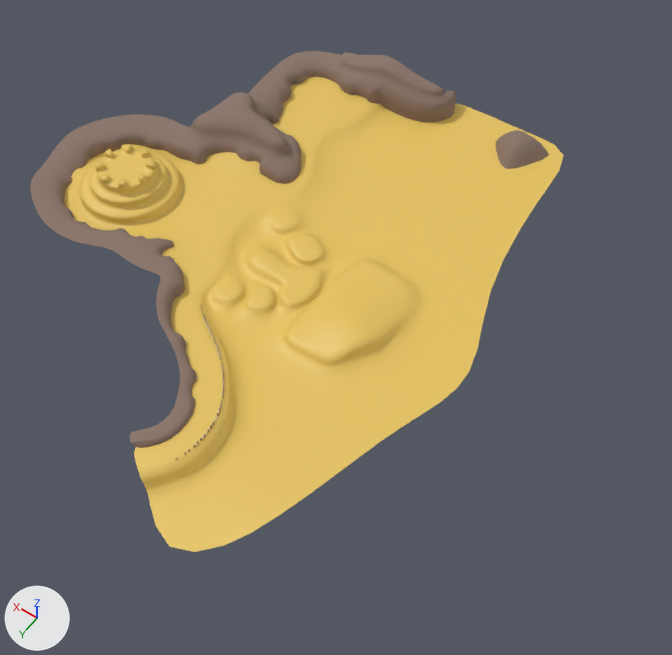
An edit to the glTF model models/beach_1/beach.glb, drawn before and after from the same camera.
Camera for both pictures: a camera (50 mm lens) standing at (-457.0, 525.0, 676.0) and looking at (-140.0, 80.0, -22.0). Every picture has the same lights, and +X, +Y and +Z are marked at lower left. Vertices at the same position are counted once.

The older version as bpy lines, for what is in view:
```python
me_sand = bpy.data.meshes.new('sand')
me_sand.from_pydata(...)  # 5087 vertices, 9614 faces; spans x -276.0..221.0, y -247.0..346.0, z 2.0..47.0
# faces by material slot: [7088, 2526]
me_sand.materials.append(mat_sand)  # yellow #e7c45f
me_sand.materials.append(mat_cliff)  # brown #897367
ob_sand = bpy.data.objects.new('sand', me_sand)
ob_sand.location = (0.0, 0.0, 0.0)
```
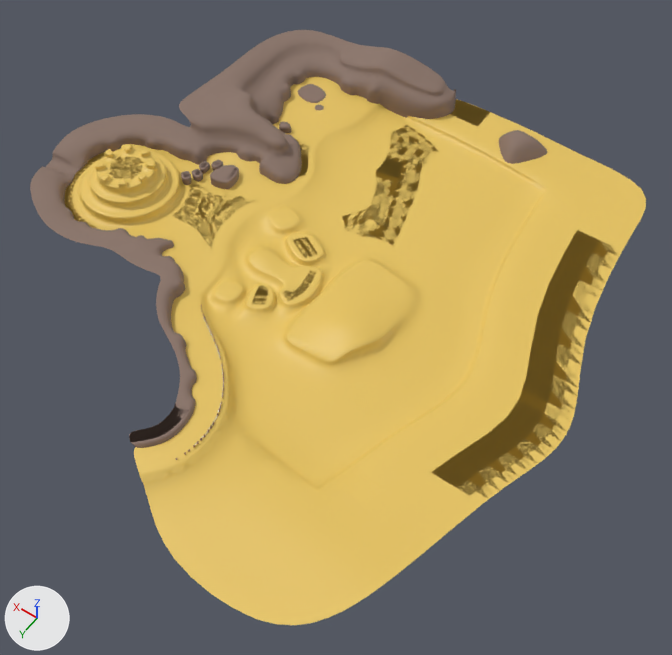
Location of each change, [x1, y1, x2, y2] in pixels of the pictures (672 x 655 px; the box of a moved part takes in the faces that stretch with it):
```json
{"object": "sand", "change": "reshaped", "before": [30, 51, 564, 552], "after": [35, 30, 645, 625], "on screen": "14% wider, 19% taller"}
{"object": "visual_sand", "change": "added", "after": [30, 30, 646, 625], "on screen": "yellow", "faces in mat_sand (yellow #e7c45f)": [65, 77, 646, 625], "faces in mat_cliff (brown #897367)": [30, 30, 548, 448]}
{"part": 1, "of": "me_sand", "change": "added", "after": [218, 166, 236, 180]}
{"part": 2, "of": "me_sand", "change": "added", "after": [304, 87, 321, 99]}
{"part": 3, "of": "me_sand", "change": "moved or reshaped", "before": [140, 51, 564, 552], "after": [140, 30, 645, 625]}
{"part": 4, "of": "me_sand", "change": "moved or reshaped", "before": [39, 144, 84, 181], "after": [46, 156, 83, 178]}
```

The change, as JSON lines over the scene's bpy script:
```json
{"block": "me_sand", "where": "# used by ob_sand; location = (0.0, 0.0, 0.0)"}
{"op": "remove", "block": "me_sand", "code": "me_sand.from_pydata(...)  # 5087 vertices, 9614 faces; spans x -276.0..221.0, y -247.0..346.0, z 2.0..47.0"}
{"op": "add", "block": "me_sand", "code": "me_sand.from_pydata(...)  # 5855 vertices, 11000 faces; spans x -374.0..221.0, y -247.0..357.0, z -2.0..47.0"}
{"block": "me_sand", "change": "me_sand part 1: a new loose piece of 209 vertices spanning x 39.0..63.0, y -5.0..24.0, z 4.0..21.0, in mat_cliff (brown #897367)"}
{"block": "me_sand", "change": "me_sand part 2: a new loose piece of 57 vertices spanning x 44.0..79.0, y -171.0..-140.0, z 7.0..12.0, in mat_cliff (brown #897367)"}
{"block": "me_sand", "change": "me_sand part 3: 92 vertices moved from x -251.0..116.0, y -223.0..346.0, z 2.0..46.0 to x -315.0..117.0, y -223.0..357.0, z -2.0..45.0; 96 vertices removed from x -276.0..115.0, y -247.0..281.0, z 2.0..47.0; 246 vertices added at x -374.0..144.0, y -247.0..281.0, z -2.0..45.0"}
{"block": "me_sand", "change": "me_sand part 4: 12 vertices moved from x 180.0..220.0, y 84.0..107.0, z 7.0..19.0 to x 180.0..221.0, y 86.0..108.0, z 7.0..18.0; 20 vertices removed from x 180.0..218.0, y 83.0..103.0, z 4.0..17.0; 30 vertices added at x 180.0..221.0, y 86.0..107.0, z 4.0..15.0"}
{"op": "add", "block": "me_mesh_001", "code": ["me_mesh_001 = bpy.data.meshes.new('Mesh.001')", "me_mesh_001.from_pydata(...)  # 22699 vertices, 44000 faces; spans x -375.0..221.0, y -247.0..357.0, z -2.0..47.0", "# faces by material slot: [28960, 15040]", "me_mesh_001.materials.append(mat_sand)  # yellow #e7c45f", "me_mesh_001.materials.append(mat_cliff)  # brown #897367"]}
{"op": "add", "block": "ob_visual_sand", "code": ["ob_visual_sand = bpy.data.objects.new('visual_sand', me_mesh_001)", "ob_visual_sand.location = (0.0, 0.0, 0.0)"]}
```
